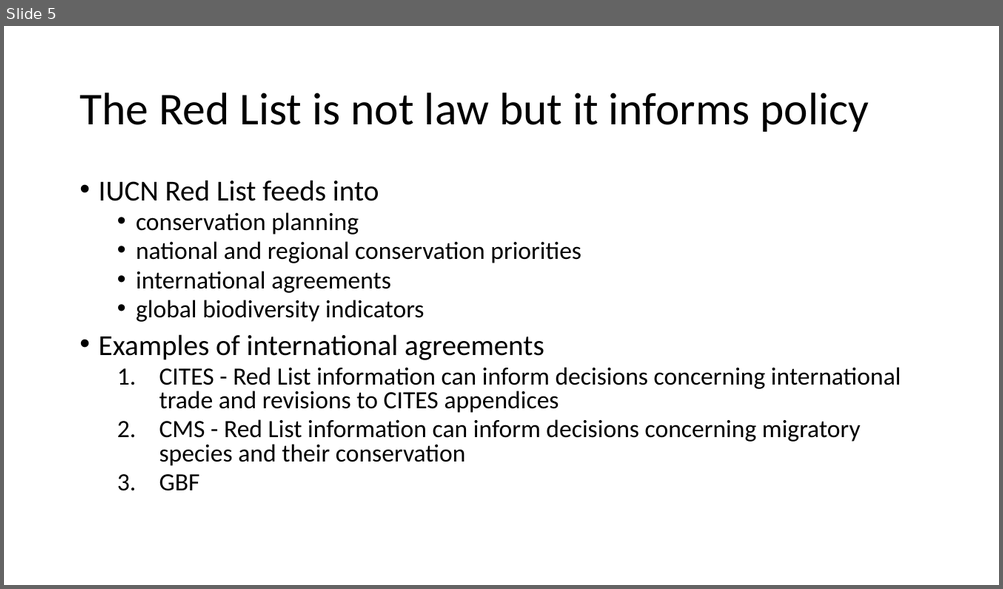
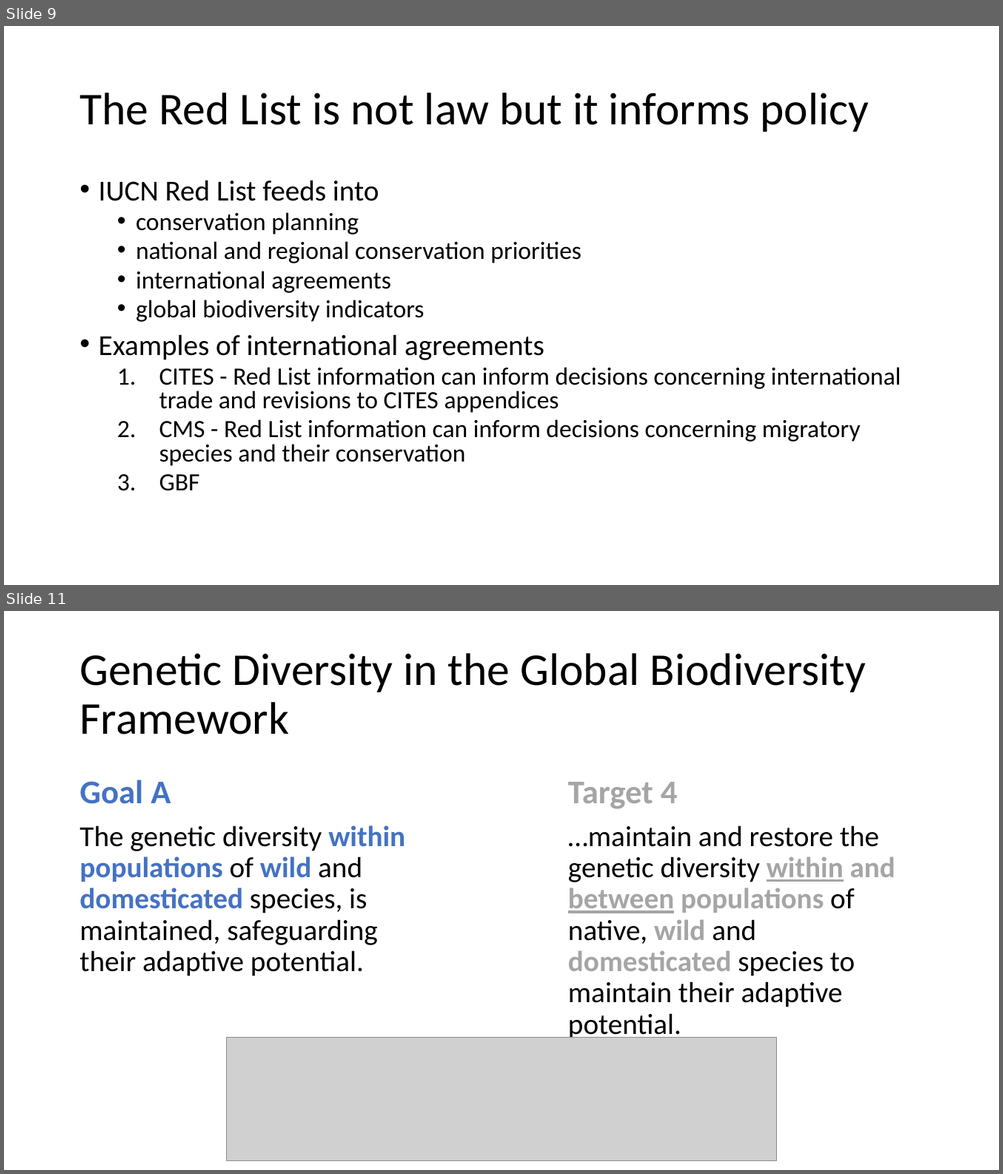
Before and after one commit to ecnrobertson/ecnrobertson.github.io, a slide deck: teaching/ECOL592-007-Species_Listing/resources/IUCN_GBF_intro.pptx. Shown one above the other, each under a label of ours: slide 5 before the commit, slides 9 and 11 after it; the slides between them are not shown. The pictures are 1003x589 and 1003x1174 pixels, drawn with LibreOffice and Linux fonts; fonts in the diff are those of the drawing; grey boxes stand for pictures. Boxes give left, top, right and bottom in pixels: in the first picture for what was removed or moved away, otherwise in the second. Text is boxed around its words. In the diff, an @@ line names an element or a change of style, - is before the commit and + after.

```diff
--- a/teaching/ECOL592-007-Species_Listing/resources/IUCN_GBF_intro.pptx
+++ b/teaching/ECOL592-007-Species_Listing/resources/IUCN_GBF_intro.pptx
@@ slide 11 added at (x1=4, y1=611, x2=999, y2=1170), background #FFFFFF @@
@@ title added at (x1=79, y1=653, x2=865, y2=735), 44 pt, text #000000 @@
+Genetic Diversity in the Global Biodiversity Framework
@@ text added at (x1=79, y1=780, x2=405, y2=977), 28 pt, text #000000 @@
+Goal A
+The genetic diversity within populations of wild and domesticated species, is maintained, safeguarding their adaptive potential.
@@ text added at (x1=568, y1=782, x2=895, y2=1042), 28 pt, text #000000 @@
+Target 4
+…maintain and restore the genetic diversity within and between populations of native, wild and domesticated species to maintain their adaptive potential.
@@ picture added at (x1=226, y1=1038, x2=777, y2=1161) @@
@@ what was slide 5 is now slide 9 @@
```
Also in this commit, not shown: 1 slide changed, 7 other slides added, 1 slide removed.
